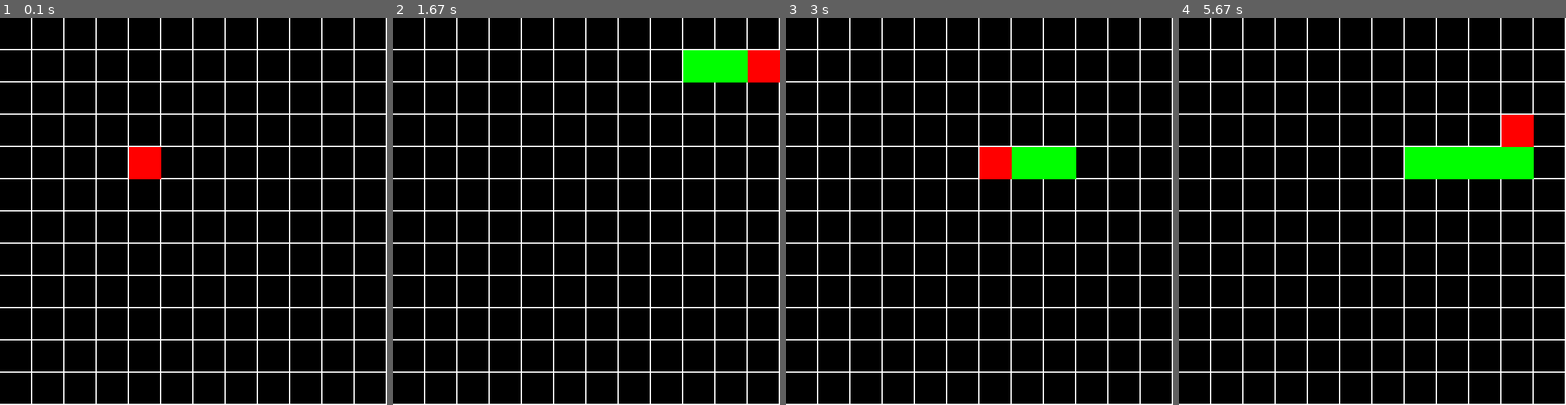
Above: before the commit, frames 1-4 (left to right).
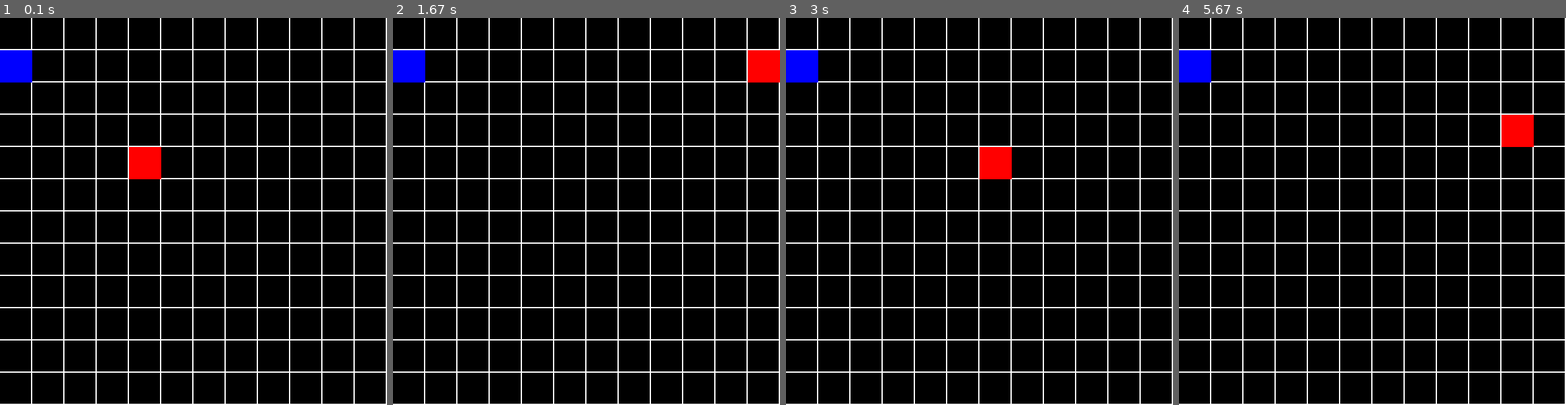
Above: after the commit, the same moments.

Repository: jhernandez0102/snake_game
Game: pygame game, started from snake_game.py
Same seed, same stepped clock (60 frames per second), same inputs: the game is played once before the commit and once after it.
Inputs:
- Up to frame 1 (0.1 s): no input
- Up to frame 2 (1.67 s): hold D 0.33-0.8 s; hold W 0.83-1.13 s; hold D 1.17-1.63 s
- Up to frame 3 (3 s): hold A 1.67-2.2 s; hold S 2.23-2.57 s; hold A from 2.6 s (still down)
- Up to frame 4 (5.67 s): release A at 3 s; hold W 3.03-3.4 s; hold D 3.43-4.07 s; hold S 4.1-4.47 s; hold A 4.5-4.97 s; hold D 5-5.47 s; hold W from 5.5 s (still down)

The runs differ from the first frame. In frame 1, 0.7% of the frame differs, in the area x 0-9%, y 8-17%; in frame 2, 2.1%; in frame 3, 2.1%; in frame 4, 3.5%, in the area x 0-92%, y 8-42%.

Commit message:
Food class implemented

Diff:
--- a/block.py
+++ b/block.py
@@ -31,6 +31,9 @@
 
     def set_position(self, position):
         self.position = position
+
+    def set_color(self, color):
+        self.color = color
 
     def set_father(self, father):
         self.block_father = father
--- /dev/null
+++ b/food.py
@@ -0,0 +1,31 @@
+from block import Block
+import random
+
+class Food(Block):
+
+    def __init__(self, screen):
+        size = (600, 600)
+        random_position = (random.choice(range(0, size[0], 50)), random.choice(range(0, size[0], 50)))
+        super().__init__(screen, random_position, (0, 0, 255), None)
+
+    def appear(self):
+        size = (600, 600)
+        #Generate a random position
+        random_position = (
+            random.choice(range(0, size[0], 50)),
+            random.choice(range(0, size[0], 50)))
+        #Set position
+        self.set_position(random_position)
+        #Set default color
+        self.set_color((0, 0, 255))
+        #Paint the block
+        self.paint()
+
+
+    def disappear(self):
+        #Change block's color
+        self.set_color((0, 0, 0))
+        #Paint the block
+        self.paint()
+        #Appear
+        self.appear()
--- a/snake.py
+++ b/snake.py
@@ -8,12 +8,10 @@
         self.screen = screen
         self.blocks.append(Block(self.screen, (200, 200), (255, 0, 0), None))
 
-
     def move(self, direction):
         self.blocks[0].move(direction)
         if(self.blocks[0].block_child is not None):
             self.blocks[0].block_child.move(direction)
-
 
     def paint(self):
         self.blocks[0].paint()
@@ -21,8 +19,14 @@
             self.blocks[0].block_child.paint()
 
     def grow(self):
-        print("Growing snake")
+        print("Crecí")
         if(self.blocks[0].block_child is None):
             self.blocks[0].add_child(Block(self.screen, self.blocks[0].last_position, (0, 255, 0), self.blocks[0]))
         else:
             self.blocks[0].block_child.add_child(Block(self.screen, self.blocks[0].block_child.last_position, (0, 255, 0), self.blocks[0].block_child))
+
+    def match(self, food):
+        if(self.blocks[0].position == food.position):
+            print("Comí")
+            food.disappear()
+            self.grow()
--- a/snake_game.py
+++ b/snake_game.py
@@ -3,6 +3,7 @@
 from game_world import World
 from block import Block
 from snake import Snake
+from food import Food
 
 pygame.init()
 size = (600, 600)
@@ -13,6 +14,7 @@
 
 world_game = World(screen)
 snake = Snake(screen)
+food = Food(screen)
 n = 0
 
 while not gameOver:
@@ -22,10 +24,10 @@
 
     world_game.paint()
     snake.paint()
+    food.paint()
 
     keys = pygame.key.get_pressed()
     if keys[pygame.K_w]:
-        snake.grow()
         snake.move("up")
     if keys[pygame.K_s]:
         snake.move("down")
@@ -33,6 +35,9 @@
         snake.move("left")
     if keys[pygame.K_d]:
         snake.move("rigth")
+    #if keys[pygame.K_SPACE]:
+        #food.disappear()
+    snake.match(food)
 
     clock.tick(8)
 pygame.quit()
